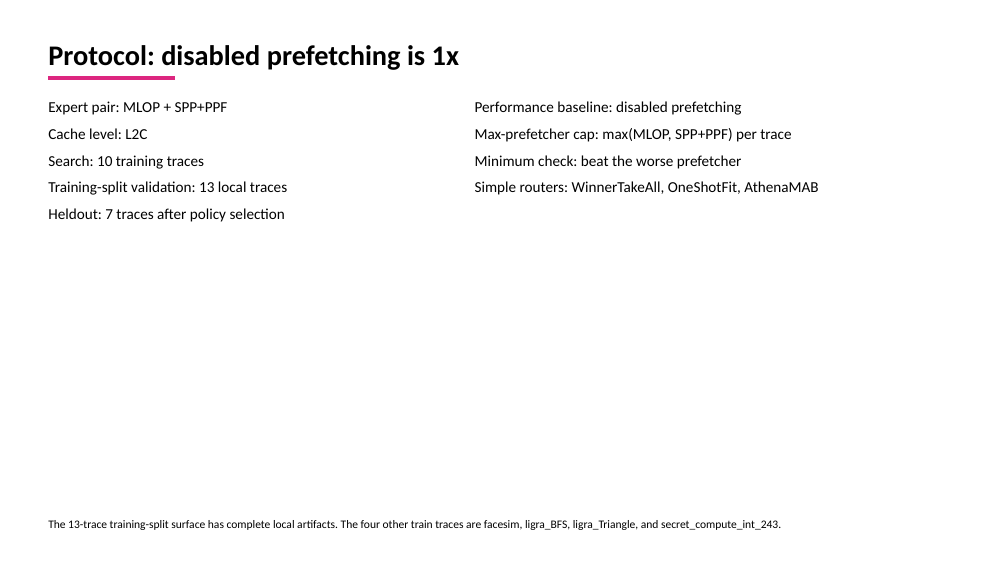
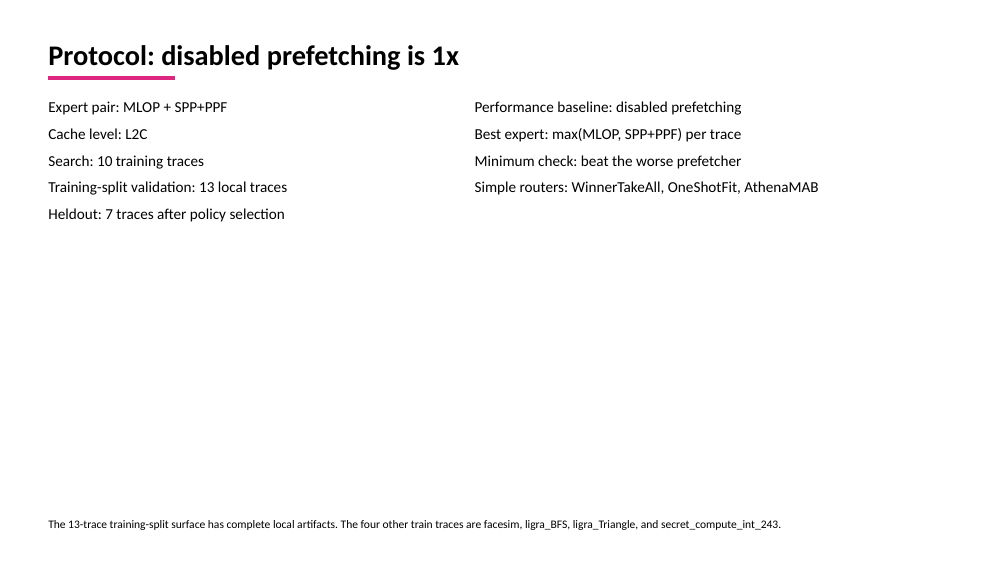
Before and after one commit to GithuBarry/Mixture-of-Prefetchers, a slide deck: slide 3 of slides/mop_stage2_final/output/output.pptx. Drawn at 1008x567 pixels with LibreOffice and Linux fonts; fonts in the diff are those of the drawing. Boxes give left, top, right and bottom in pixels: in the first picture for what was removed or moved away, otherwise in the second. Text is boxed around its words. In the diff, an @@ line names an element or a change of style, - is before the commit and + after.

```diff
--- a/slides/mop_stage2_final/output/output.pptx
+++ b/slides/mop_stage2_final/output/output.pptx
@@ text at [475,128,741,142]: text changed @@
-Max-prefetcher cap: max(MLOP, SPP+PPF) per trace
+Best expert: max(MLOP, SPP+PPF) per trace
```
Also in this commit, not shown: 4 other slides changed, 18 other files.
